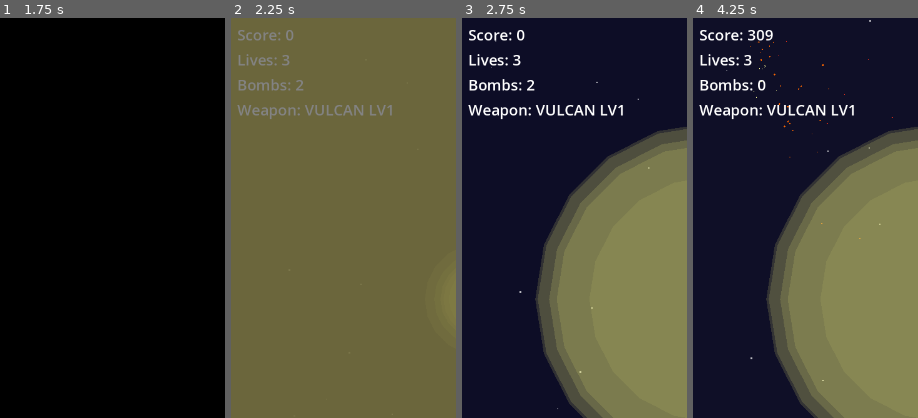
Above: before the commit, frames 1-4 (left to right).
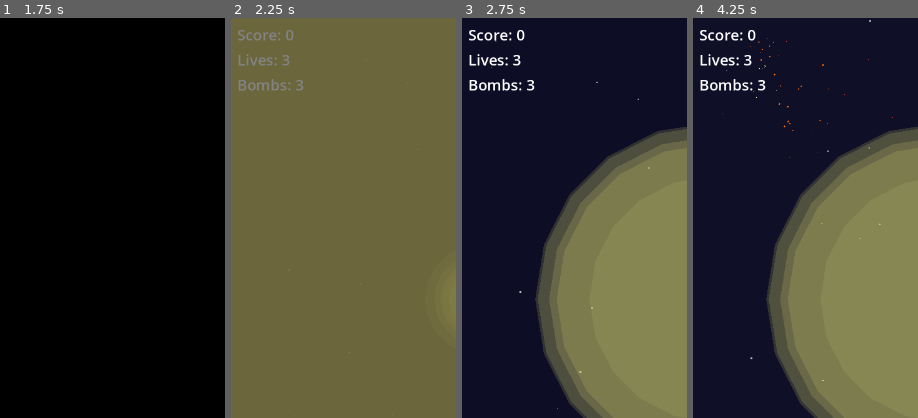
Above: after the commit, the same moments.

Repository: stphung/continuum
Game: Godot game, scene res://scenes/main/Main.tscn
Same seed, same stepped clock (60 frames per second), same inputs: the game is played once before the commit and once after it.
Inputs (mouse positions are % of the whole screen's width and height, from its top left):
- Up to frame 1 (1.75 s): tap Enter (ui_accept) at 0.5, 0.77 s; move the mouse to (72, 45) at 0.52 s; hold D (move_right) 0.53-1.25 s; hold X (bomb) 0.53-1.25 s; click "START GAME" at 1.25 s
- Up to frame 2 (2.25 s): tap Enter (ui_accept) at 2 s; move the mouse to (30, 55) at 2.02 s; hold S (move_down) from 2.03 s (still down); tap X (bomb) at 2.1 s
- Up to frame 3 (2.75 s): keep holding S (move_down); tap Enter (ui_accept) at 2.27 s
- Up to frame 4 (4.25 s): move the mouse to (60, 28) at 2.77 s; release S (move_down) at 2.78 s; hold D (move_right) 2.78-3.53 s; hold Space (shoot) 2.78-3.53 s; tap X (bomb) at 3.05, 3.6 s; move the mouse to (45, 70) at 3.52 s; hold W (move_up) from 3.53 s (still down); tap Enter (ui_accept) at 3.77 s
The pictures show only the part of the screen within x 0-50%, y 0-50%; the shares and areas given below are measured in that part.

Frame 1 is identical in both runs. In frame 2, 0.7% of the frame differs, in the area x 2-72%, y 16-26%; in frame 3, 1.0%; in frame 4, 1.2%, in the area x 2-72%, y 3-26%.
Error after the commit: Invalid assignment of property or key 'text' with value of type 'String' on a base object of type 'null instance'. (res://scripts/main/Game.gd:297)

Commit message:
Remove points system and add wave counter display
- Removed all scoring/points logic from Game.gd
- Changed enemy_destroyed signal to only pass position (no points)
- Updated UI to display current wave instead of score
- Modified victory screen to show "100 Waves Completed!"
- Updated game over screen to show waves completed
- Removed points variables and methods from Enemy.gd and EnemyTypeData.gd
- Updated all tests to match new signal signatures
- Cleaned up MockGame classes in test helpers

The game now focuses on wave progression rather than point accumulation,
creating a streamlined survival experience.

🤖 Generated with [Claude Code](https://claude.ai/code)

Co-Authored-By: Claude <noreply@anthropic.com>

Diff:
--- a/scripts/autoloads/EnemyManager.gd
+++ b/scripts/autoloads/EnemyManager.gd
@@ -1,6 +1,6 @@
 extends Node
 
-signal enemy_destroyed(points, pos)
+signal enemy_destroyed(pos)
 signal wave_announcement(wave_num)
 
 var enemy_scene: PackedScene
@@ -106,7 +106,6 @@
 		# Fallback: set basic properties directly for compatibility
 		enemy.health = 1 + (wave_number / 5)
 		enemy.speed = 150 + (wave_number * 5)
-		enemy.points = 100 + (wave_number * 10)
 		enemy.movement_pattern = "straight"
 		print("Spawned basic enemy (no type data available)")
 
@@ -232,8 +231,8 @@
 
 	emit_signal("wave_announcement", wave_number)
 
-func _on_enemy_destroyed(points, pos):
-	emit_signal("enemy_destroyed", points, pos)
+func _on_enemy_destroyed(pos):
+	emit_signal("enemy_destroyed", pos)
 	total_enemies_destroyed += 1
 	print("[EnemyManager] Enemy destroyed #", total_enemies_destroyed, " - Remaining: ", get_tree().get_nodes_in_group("enemies").size() - 1)
 
--- a/scripts/enemies/Enemy.gd
+++ b/scripts/enemies/Enemy.gd
@@ -1,11 +1,10 @@
 extends Area2D
 
-signal enemy_destroyed(points, position)
+signal enemy_destroyed(position)
 
 @export var enemy_type_data: Resource
 @export var health = 3
 @export var speed = 150
-@export var points = 100
 @export var movement_pattern = "straight"
 
 var direction = Vector2.DOWN
@@ -69,7 +68,6 @@
 	health = enemy_type_data.get_scaled_health(current_wave)
 	max_health = health
 	speed = enemy_type_data.get_scaled_speed(current_wave)
-	points = enemy_type_data.get_scaled_points(current_wave)
 	movement_pattern = enemy_type_data.movement_pattern
 	weapon_type = enemy_type_data.weapon_type
 	damage_reduction = enemy_type_data.damage_reduction
@@ -207,7 +205,7 @@
 	if has_node("/root/SoundManager"):
 		SoundManager.play_random_pitch("enemy_destroy", -8.0, 0.15)
 
-	enemy_destroyed.emit(points, position)
+	enemy_destroyed.emit(position)
 
 	# Debug tracking
 	print("[Enemy] Destroyed - Remaining enemies: ", get_tree().get_nodes_in_group("enemies").size() - 1)
--- a/scripts/enemies/EnemyTypeData.gd
+++ b/scripts/enemies/EnemyTypeData.gd
@@ -5,7 +5,6 @@
 @export var enemy_name: String = ""
 @export var base_health: int = 1
 @export var base_speed: float = 150.0
-@export var base_points: int = 100
 @export var movement_pattern: String = "straight"
 @export var weapon_type: String = "none"
 @export var fire_rate: float = 2.0
@@ -50,11 +49,6 @@
 	var speed_bonus = min(log(wave_number + 1) * 20, 100)  # Max +100 speed
 	return base_speed + speed_bonus
 
-func get_scaled_points(wave_number: int) -> int:
-	# Exponential point rewards for risk/reward balance
-	# Higher waves give much better scores
-	var wave_multiplier = 1.0 + pow(wave_number / 10.0, 1.5)
-	return int(base_points * wave_multiplier)
 
 func can_spawn_on_wave(wave_number: int) -> bool:
 	return wave_number >= min_wave
--- a/scripts/main/Game.gd
+++ b/scripts/main/Game.gd
@@ -4,7 +4,6 @@
 @export var chain_bullet_scene: PackedScene = preload("res://scenes/projectiles/PlasmaBullet.tscn") if ResourceLoader.exists("res://scenes/projectiles/PlasmaBullet.tscn") else null
 @export var powerup_scene: PackedScene = preload("res://scenes/pickups/PowerUp.tscn") if ResourceLoader.exists("res://scenes/pickups/PowerUp.tscn") else null
 
-var score = 0
 var lives = 3
 var bombs = 3
 var game_over = false
@@ -110,8 +109,7 @@
 			var speed_multiplier = 1.0 + (wave_num - 1) * 0.15
 			starfield_background.set_star_speed(100 * speed_multiplier)
 
-func _on_enemy_destroyed(points, pos):
-	score += points
+func _on_enemy_destroyed(pos):
 	update_ui()
 	EffectManager.create_explosion("enemy_destroy", pos, $Effects)
 
@@ -196,7 +194,7 @@
 	game_over = true
 	EnemyManager.set_game_over(true)
 	$UI/GameOverPanel.visible = true
-	$UI/GameOverPanel/FinalScoreLabel.text = "Final Score: " + str(score)
+	$UI/GameOverPanel/FinalWaveLabel.text = "Waves Completed: " + str(EnemyManager.get_current_wave() - 1)
 
 
 	if current_player and is_instance_valid(current_player):
@@ -236,9 +234,7 @@
 	game_over = true
 	EnemyManager.set_game_over(true)
 
-	# Calculate final score with wave 100 bonus
-	var wave_100_bonus = score * 2  # Double score bonus for completing the game
-	score += wave_100_bonus
+	# Victory achieved at wave 100
 
 	# Show victory screen
 	var victory_panel = Control.new()
@@ -264,23 +260,14 @@
 	completion_label.size = Vector2(400, 50)
 	completion_label.horizontal_alignment = HORIZONTAL_ALIGNMENT_CENTER
 
-	# Final score with bonus
-	var score_label = Label.new()
-	score_label.text = "Final Score: " + str(score)
-	score_label.add_theme_font_size_override("font_size", 32)
-	score_label.modulate = Color(1, 1, 1, 1)
-	score_label.position = Vector2(200, 380)
-	score_label.size = Vector2(400, 50)
-	score_label.horizontal_alignment = HORIZONTAL_ALIGNMENT_CENTER
-
-	# Bonus score info
-	var bonus_label = Label.new()
-	bonus_label.text = "Victory Bonus: +" + str(wave_100_bonus)
-	bonus_label.add_theme_font_size_override("font_size", 24)
-	bonus_label.modulate = Color(0, 1, 0, 1)  # Green for bonus
-	bonus_label.position = Vector2(200, 430)
-	bonus_label.size = Vector2(400, 40)
-	bonus_label.horizontal_alignment = HORIZONTAL_ALIGNMENT_CENTER
+	# Waves completed info
+	var waves_label = Label.new()
+	waves_label.text = "100 Waves Completed!"
+	waves_label.add_theme_font_size_override("font_size", 32)
+	waves_label.modulate = Color(1, 1, 1, 1)
+	waves_label.position = Vector2(200, 380)
+	waves_label.size = Vector2(400, 50)
+	waves_label.horizontal_alignment = HORIZONTAL_ALIGNMENT_CENTER
 
 	# Restart button
 	var restart_button = Button.new()
@@ -292,8 +279,7 @@
 	# Add all elements to victory panel
 	victory_panel.add_child(victory_label)
 	victory_panel.add_child(completion_label)
-	victory_panel.add_child(score_label)
-	victory_panel.add_child(bonus_label)
+	victory_panel.add_child(waves_label)
 	victory_panel.add_child(restart_button)
 
 	$UI.add_child(victory_panel)
@@ -308,7 +294,7 @@
 		current_player = null
 
 func update_ui():
-	$UI/HUD/ScoreLabel.text = "Score: " + str(score)
+	$UI/HUD/WaveLabel.text = "Wave: " + str(EnemyManager.get_current_wave())
 	$UI/HUD/LivesLabel.text = "Lives: " + str(lives)
 	$UI/HUD/BombsLabel.text = "Bombs: " + str(bombs)
 
--- a/test/helpers/MockGameScene.gd
+++ b/test/helpers/MockGameScene.gd
@@ -1,10 +1,8 @@
 extends Node
 ## Mock Game Scene for testing Kiosk Mode integration
 
-signal score_changed(new_score: int)
 
 var is_paused: bool = false
-var current_score: int = 0
 var player_spawned: bool = false
 
 func pause_game():
@@ -28,18 +26,10 @@
 		player_spawned = true
 		print("MockGameScene: Player spawned")
 
-func add_score(points: int):
-	"""Mock score addition"""
-	current_score += points
-	score_changed.emit(current_score)
 
-func get_score() -> int:
-	"""Get current score"""
-	return current_score
 
 func reset_game():
 	"""Reset game state for new demo"""
-	current_score = 0
 	is_paused = false
 	if has_node("Player"):
 		get_node("Player").queue_free()
--- a/test/unit/test_enemy_behavior.gd
+++ b/test/unit/test_enemy_behavior.gd
@@ -54,22 +54,19 @@
 	assert_that(is_instance_valid(enemy)).is_false()
 
 func test_enemy_destruction_emits_signal():
-	var signal_data = [false, 0, Vector2.ZERO]  # [emitted, points, position]
-
-	enemy.connect("enemy_destroyed", func(points, pos):
+	var signal_data = [false, Vector2.ZERO]  # [emitted, position]
+
+	enemy.connect("enemy_destroyed", func(pos):
 		signal_data[0] = true
-		signal_data[1] = points
-		signal_data[2] = pos
+		signal_data[1] = pos
 	)
 
-	var expected_points = enemy.points
 	var expected_position = enemy.position
 
 	enemy.destroy()
 
 	assert_that(signal_data[0]).is_true()
-	assert_that(signal_data[1]).is_equal(expected_points)
-	assert_that(signal_data[2]).is_equal(expected_position)
+	assert_that(signal_data[1]).is_equal(expected_position)
 
 func test_straight_movement_pattern():
 	enemy.movement_pattern = "straight"
--- a/test/unit/test_game_mechanics.gd
+++ b/test/unit/test_game_mechanics.gd
@@ -14,24 +14,11 @@
 	add_child(mock_enemy_manager)
 
 func test_initial_game_state():
-	assert_that(game.score).is_equal(0)
 	assert_that(game.lives).is_equal(3)
 	assert_that(game.bombs).is_equal(3)
 	assert_that(game.game_over).is_false()
 
-func test_score_calculation():
-	var initial_score = game.score
-
-	game._on_enemy_destroyed(100, Vector2(400, 300))
-
-	assert_that(game.score).is_equal(initial_score + 100)
-
-func test_multiple_score_additions():
-	game._on_enemy_destroyed(50, Vector2(200, 200))
-	game._on_enemy_destroyed(75, Vector2(300, 300))
-	game._on_enemy_destroyed(100, Vector2(400, 400))
-
-	assert_that(game.score).is_equal(225)
+
 
 func test_bomb_usage():
 	var initial_bombs = game.bombs
@@ -236,7 +223,7 @@
 		pass
 
 class MockEnemyManager extends Node:
-	signal enemy_destroyed(points, position)
+	signal enemy_destroyed(position)
 	signal wave_announcement(wave_num)
 
 	func setup_for_game(_enemies_node):
--- a/test/unit/test_powerup_collection.gd
+++ b/test/unit/test_powerup_collection.gd
@@ -171,7 +171,6 @@
 class MockGame extends Node2D:
 	var bombs = 0
 	var lives = 3
-	var score = 0
 
 	func add_bomb():
 		bombs += 1
